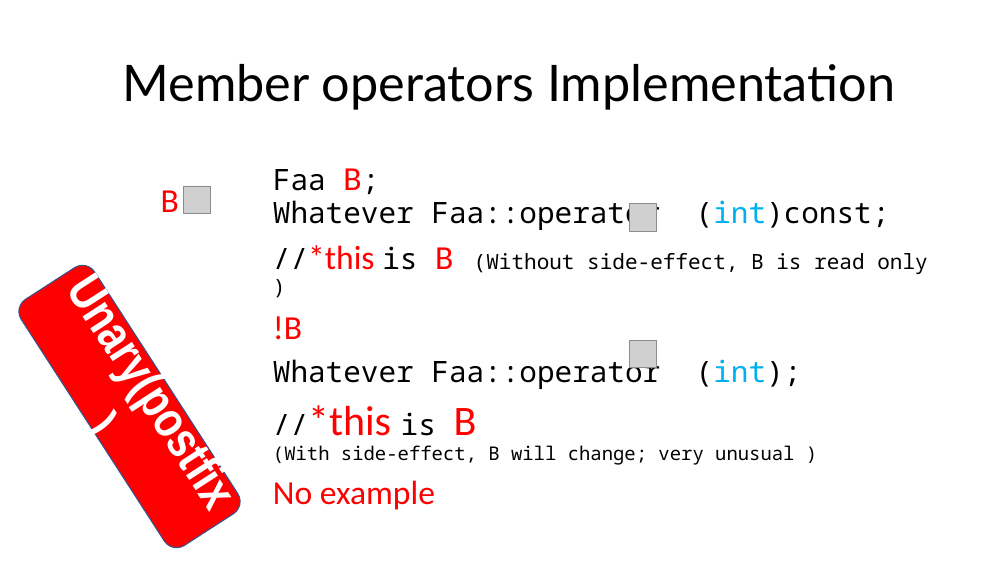
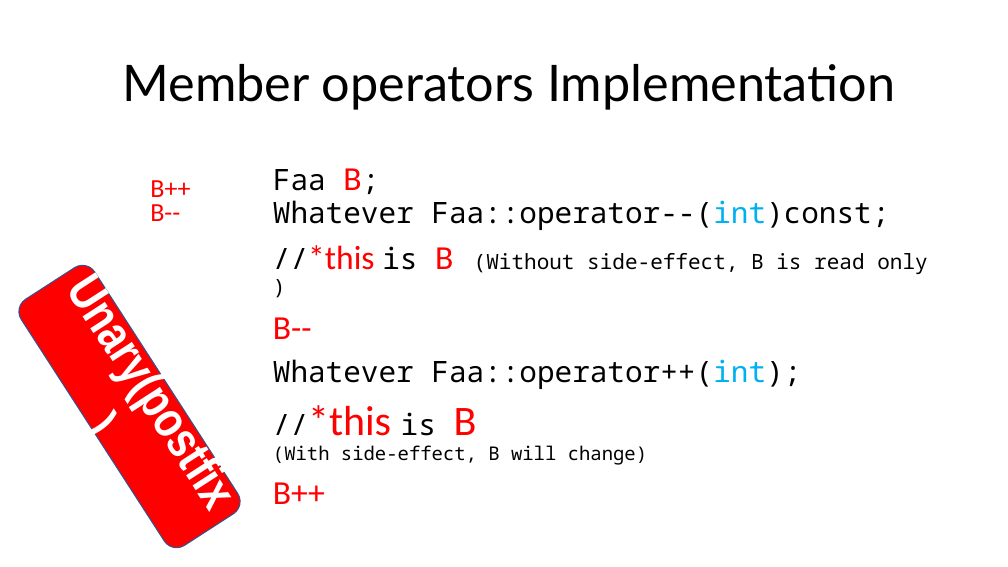
Before and after one commit to yhao18/OOP244-NABD-Notes, a slide deck: slide 15 of D/08-Oct14/Operators.pptx (slide 17 before the commit). Drawn at 1008x567 pixels with LibreOffice and Linux fonts; fonts in the diff are those of the drawing; grey boxes stand for pictures. Boxes give left, top, right and bottom in pixels: in the first picture for what was removed or moved away, otherwise in the second. Text is boxed around its words. In the diff, an @@ line names an element or a change of style, - is before the commit and + after.

```diff
--- a/D/08-Oct14/Operators.pptx
+++ b/D/08-Oct14/Operators.pptx
@@ text at bbox=[273, 168, 889, 230]: text changed @@
-Faa B;
-Whatever Faa::operator (int)const;
+Faa B;
+Whatever Faa::operator--(int)const;
@@ text at bbox=[150, 180, 190, 221]: text changed; size 32 to 24.8 pt @@
-B
+B++
+B--
@@ picture removed at bbox=[183, 186, 210, 213] @@
@@ picture removed at bbox=[629, 204, 656, 231] @@
@@ text at bbox=[273, 317, 801, 504]: text changed; size 18 to 28 pt @@
-!B
-Whatever Faa::operator (int);
-//*this is B
-(With side-effect, B will change; very unusual )
-No example
+B--
+Whatever Faa::operator++(int);
+//*this is B
+(With side-effect, B will change)
+B++
@@ picture removed at bbox=[629, 340, 656, 368] @@
```
Also in this commit, not shown: 2 other slides changed, 3 slides removed, 10 other files.
